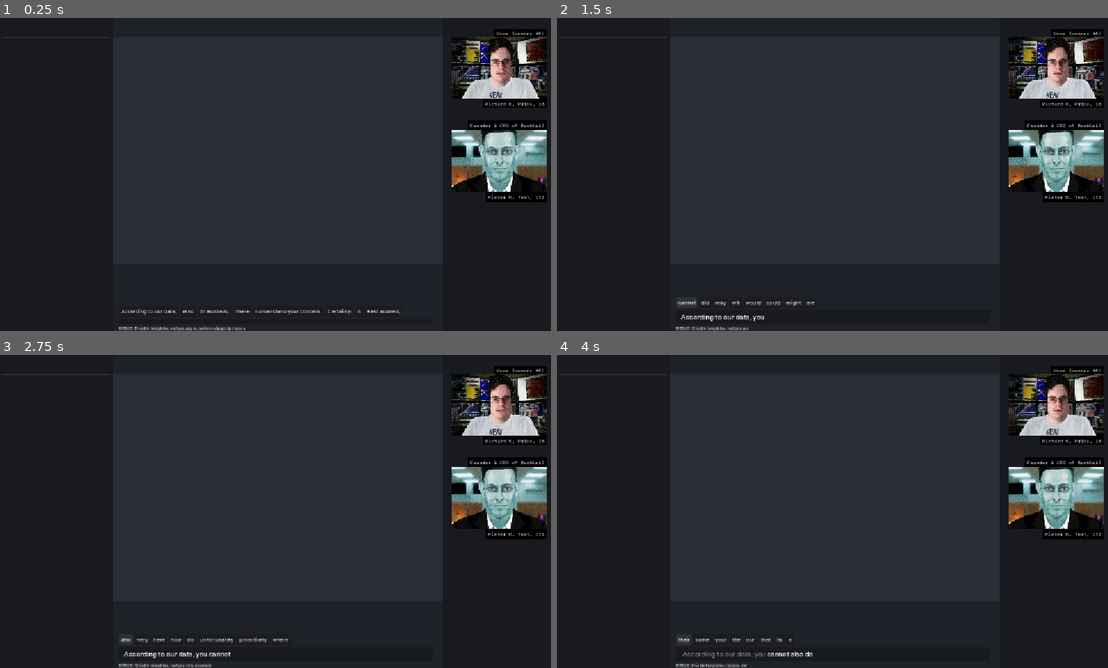
Above: before the commit, frames 1-4 (two rows, left to right).
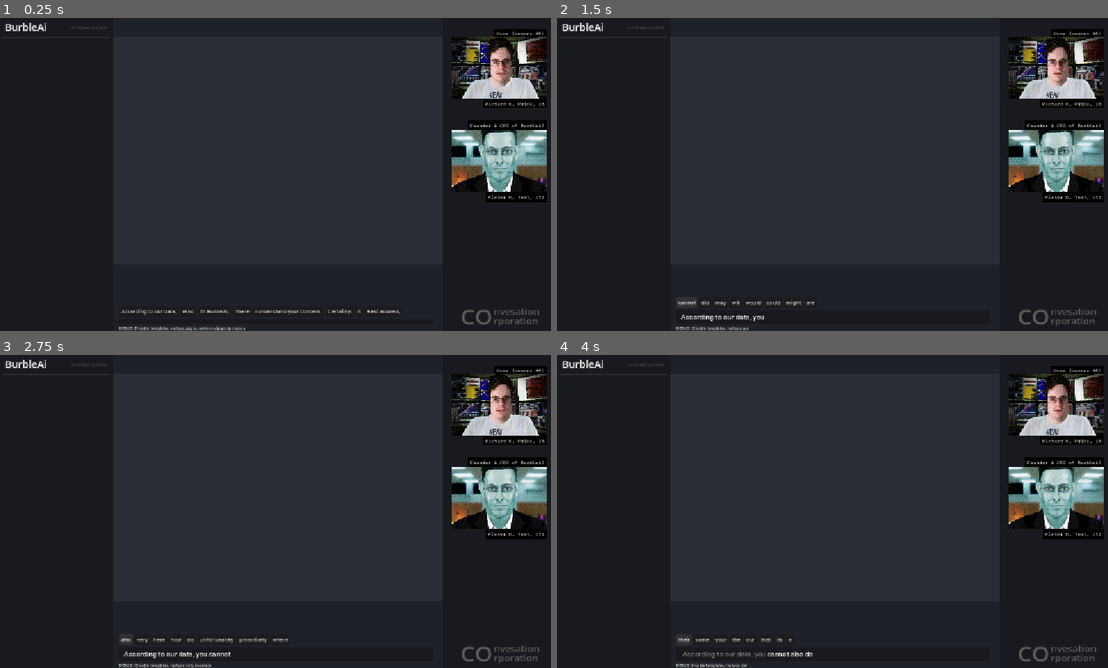
Above: after the commit, the same moments.

Repository: lzzrdwzzrd/conversation-corporation
Game: Godot game, scene res://game.tscn
Same seed, same stepped clock (60 frames per second), same inputs: the game is played once before the commit and once after it.
Inputs:
- Up to frame 1 (0.25 s): no input
- Up to frame 2 (1.5 s): click "According to our data," at 0.5 s; click "you" at 1.25 s
- Up to frame 3 (2.75 s): click "cannot" at 2 s
- Up to frame 4 (4 s): click "also" at 2.75 s; click "do" at 3.5 s

The runs differ from the first frame. In frame 1, 0.4% of the frame differs, in the area x 0-98%, y 1-99%; in frame 2, 0.4%; in frame 3, 0.4%; in frame 4, 0.4%.

Commit message:
little ui update

Diff:
--- a/assets/Back.tscn
+++ b/assets/Back.tscn
@@ -2,6 +2,10 @@
 
 [sub_resource type="StyleBoxFlat" id="StyleBoxFlat_j5wjh"]
 bg_color = Color(0.16862746, 0.1764706, 0.21176471, 1)
+corner_radius_top_left = 1
+corner_radius_top_right = 1
+corner_radius_bottom_right = 1
+corner_radius_bottom_left = 1
 
 [sub_resource type="StyleBoxFlat" id="StyleBoxFlat_vef74"]
 bg_color = Color(0.12156863, 0.12941177, 0.15686275, 1)
@@ -10,6 +14,25 @@
 bg_color = Color(0.09411765, 0.101960786, 0.12156863, 1)
 
 [sub_resource type="CanvasItemMaterial" id="CanvasItemMaterial_shvi5"]
+
+[sub_resource type="LabelSettings" id="LabelSettings_57qmd"]
+font_size = 35
+font_color = Color(0.35686275, 0.35686275, 0.35686275, 1)
+
+[sub_resource type="LabelSettings" id="LabelSettings_g4v7s"]
+line_spacing = -6.0
+font_size = 15
+font_color = Color(0.35906908, 0.35906908, 0.35906908, 1)
+
+[sub_resource type="LabelSettings" id="LabelSettings_yf5fn"]
+font_size = 11
+font_color = Color(0.25186795, 0.2650907, 0.3112816, 1)
+
+[sub_resource type="SystemFont" id="SystemFont_shvi5"]
+
+[sub_resource type="LabelSettings" id="LabelSettings_axu3h"]
+font = SubResource("SystemFont_shvi5")
+font_size = 21
 
 [node name="Background" type="Node2D" unique_id=2011888884]
 
@@ -51,3 +74,39 @@
 offset_right = 228.0
 offset_bottom = 41.0
 theme_override_styles/panel = SubResource("StyleBoxFlat_j5wjh")
+
+[node name="Label3" type="Label" parent="." unique_id=456771774]
+offset_left = 953.99994
+offset_top = 588.00006
+offset_right = 1022.0
+offset_bottom = 637.00006
+scale = Vector2(1.3487966, 1.228799)
+text = "CO"
+label_settings = SubResource("LabelSettings_57qmd")
+
+[node name="Label2" type="Label" parent="Label3" unique_id=732489913]
+layout_mode = 0
+offset_left = 50.75049
+offset_top = 4.7366943
+offset_right = 126.75049
+offset_bottom = 44.736694
+scale = Vector2(0.9870282, 0.9870282)
+text = "nvesation
+rporation"
+label_settings = SubResource("LabelSettings_g4v7s")
+
+[node name="Label4" type="Label" parent="." unique_id=2014921810]
+offset_left = 145.0
+offset_top = 11.0
+offset_right = 258.0
+offset_bottom = 38.0
+text = "Internal portal"
+label_settings = SubResource("LabelSettings_yf5fn")
+
+[node name="Label" type="Label" parent="." unique_id=1749560465]
+offset_left = 10.0
+offset_top = 4.0
+offset_right = 97.0
+offset_bottom = 34.0
+text = "BurbleAi"
+label_settings = SubResource("LabelSettings_axu3h")
